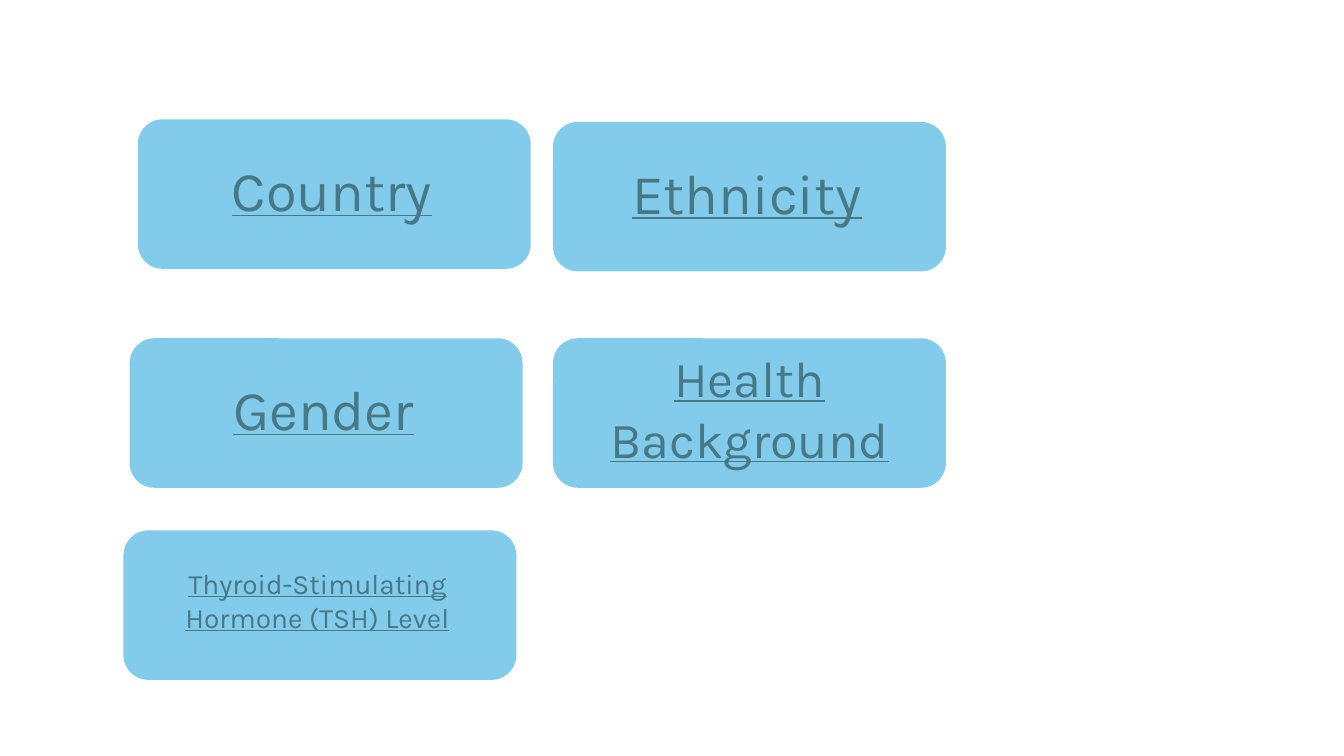
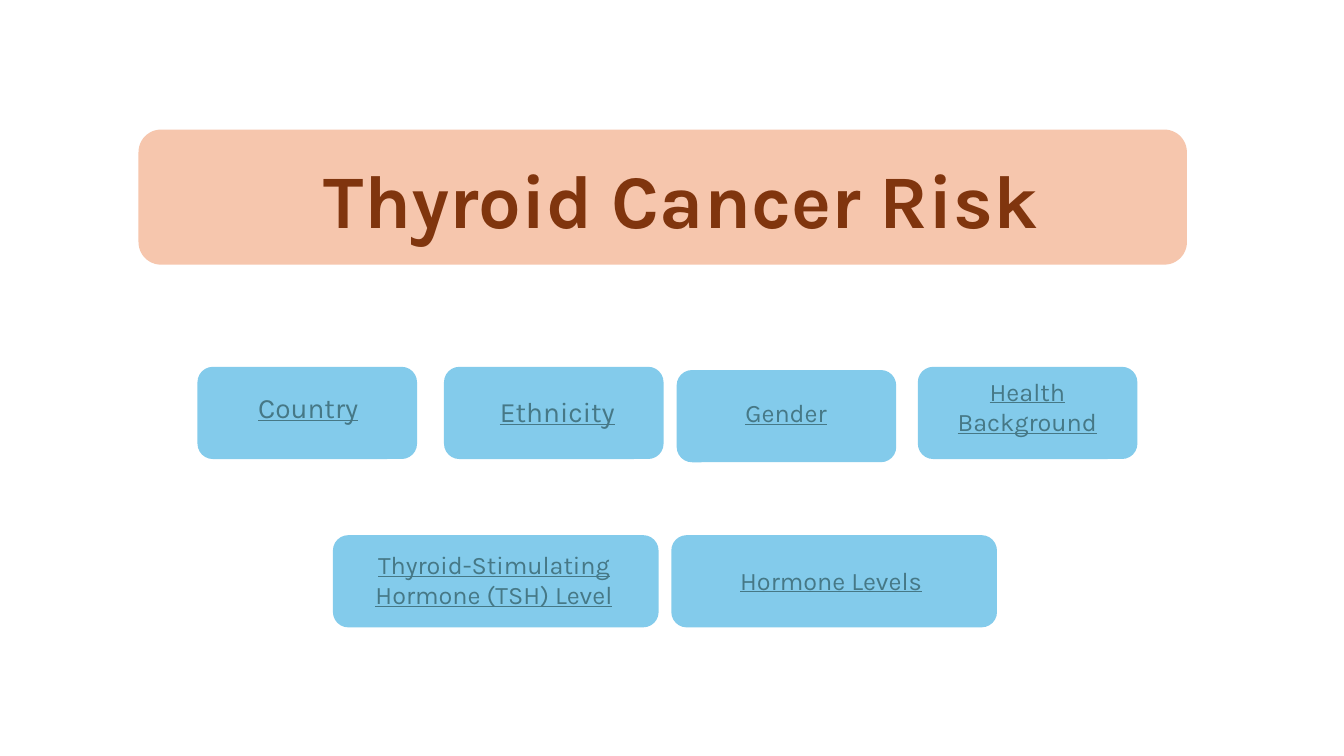
Before and after one commit to wilona-nguyen/Visualization, a slide deck: slide 1 of Final Poject/Proposal - Draft Dashboard.pptx. Drawn at 1344x756 pixels with LibreOffice and Linux fonts; fonts in the diff are those of the drawing. Boxes give left, top, right and bottom in pixels: in the first picture for what was removed or moved away, otherwise in the second. Text is boxed around its words. In the diff, an @@ line names an element or a change of style, - is before the commit and + after.

```diff
--- a/Final Poject/Proposal - Draft Dashboard.pptx
+++ b/Final Poject/Proposal - Draft Dashboard.pptx
@@ rounded rectangle added at (138, 130, 1187, 265), fill #F6C6AD @@
@@ text added at (324, 174, 1038, 246), 54 pt, text #80350E, bold @@
+Thyroid Cancer Risk
@@ rounded rectangle: place and size @@
-rounded rectangle at (138, 119, 531, 268)
+rounded rectangle at (198, 367, 417, 459)
@@ text "Country": place and size @@
-text "Country" at (232, 175, 432, 225)
+text "Country" at (258, 400, 358, 425)
@@ text "Country" at (258, 400, 358, 425): size 40 to 20 pt @@
@@ rounded rectangle: place and size @@
-rounded rectangle at (554, 122, 947, 271)
+rounded rectangle at (444, 367, 663, 459)
@@ text "Ethnicity" at (500, 403, 615, 429): size 40 to 20 pt @@
@@ text "Ethnicity": place and size @@
-text "Ethnicity" at (632, 175, 861, 228)
+text "Ethnicity" at (500, 403, 615, 429)
@@ rounded rectangle: place and size @@
-rounded rectangle at (130, 339, 523, 488)
+rounded rectangle at (677, 370, 896, 462)
@@ rounded rectangle: place and size @@
-rounded rectangle at (554, 339, 947, 488)
+rounded rectangle at (919, 367, 1138, 459)
@@ text "Health Background": place and size @@
-text "Health Background" at (610, 363, 888, 470)
+text "Health Background" at (958, 384, 1097, 437)
@@ text "Health Background" at (958, 384, 1097, 437): size 36 to 18 pt @@
@@ text "Gender": place and size @@
-text "Gender" at (233, 392, 414, 435)
+text "Gender" at (745, 405, 826, 425)
@@ text "Gender" at (745, 405, 826, 425): size 40 to 18 pt @@
@@ rounded rectangle: place and size @@
-rounded rectangle at (123, 530, 516, 680)
+rounded rectangle at (333, 535, 658, 627)
@@ rounded rectangle added at (671, 535, 997, 627), fill #83CBEB @@
@@ text "Thyroid-Stimulating Hormone (TSH) Level": place and size @@
-text "Thyroid-Stimulating Hormone (TSH) Level" at (185, 575, 449, 631)
+text "Thyroid-Stimulating Hormone (TSH) Level" at (375, 557, 612, 607)
@@ text "Thyroid-Stimulating Hormone (TSH) Level" at (375, 557, 612, 607): size 20 to 18 pt @@
@@ text added at (740, 573, 922, 592), 18 pt, text #467886, underline @@
+Hormone Levels
```
Also in this commit, not shown: 8 slides added, 5 slides removed, 7 other files.
